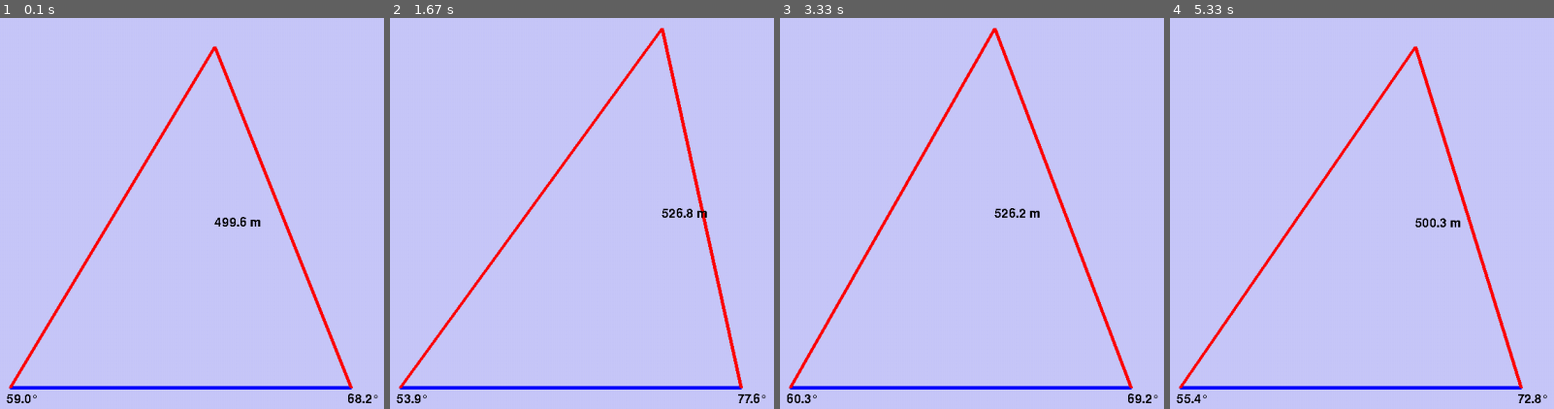
Above: before the commit, frames 1-4 (left to right).
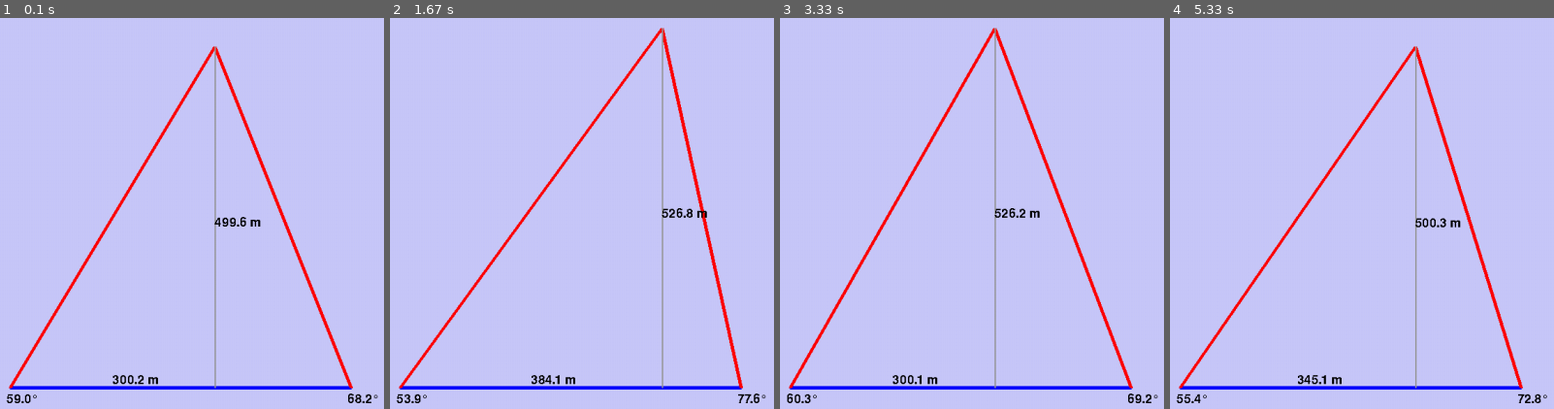
Above: after the commit, the same moments.

Repository: FilipHojgaard/Small_Projects
Game: pygame game, started from Triangulate/triangulate.py
Same seed, same stepped clock (60 frames per second), same inputs: the game is played once before the commit and once after it.
Inputs:
- Up to frame 1 (0.1 s): no input
- Up to frame 2 (1.67 s): hold Right 0.33-0.8 s; hold Up 0.83-1.13 s; hold Right 1.17-1.63 s
- Up to frame 3 (3.33 s): hold Left 1.67-2.2 s; hold Down 2.23-2.53 s; hold Left 2.57-2.97 s; hold Up from 3 s (still down)
- Up to frame 4 (5.33 s): release Up at 3.37 s; hold Right 3.4-4.03 s; hold Down 4.07-4.43 s; hold Left 4.47-4.93 s; hold Right from 4.97 s (still down)

The runs differ from the first frame. In frame 1, 0.6% of the frame differs, in the area x 29-57%, y 7-95%; in frame 2, 0.6%, in the area x 36-72%, y 2-95%; in frame 3, 0.6%; in frame 4, 0.6%.

Commit message:
all numbers calculated now. Added extra lines for visualisation. Need visualisaton stuff now, but almost functionality is implemented.

Diff:
--- a/Triangulate/triangulate.py
+++ b/Triangulate/triangulate.py
@@ -30,15 +30,15 @@
     angle = degrees(angle)
     return round(angle, 1)
 
-def drawLine(point_a, point_b, COLOR):
-    pygame.draw.line(windowsSurfaceObj, COLOR, point_a, point_b, 5)
+def drawLine(point_a, point_b, COLOR, thickness):
+    pygame.draw.line(windowsSurfaceObj, COLOR, point_a, point_b, thickness)
 
 
 while(True):
     windowsSurfaceObj.fill(bg_color)
-    drawLine(left_point, right_point, (0, 0, 255))  # Left point to right point
-    drawLine(left_point, boat_coords, (255, 0, 0))  # Left point to boat
-    drawLine(right_point, boat_coords, (255, 0, 0)) # Right point to boat
+    drawLine(left_point, right_point, (0, 0, 255), 5)  # Left point to right point
+    drawLine(left_point, boat_coords, (255, 0, 0), 5)  # Left point to boat
+    drawLine(right_point, boat_coords, (255, 0, 0), 5) # Right point to boat
     left_angle = findAngle(boat_coords[0], boat_coords[1],
     right_point[0], right_point[1], left_point[0], left_point[1])
     right_angle = findAngle(boat_coords[0], boat_coords[1],
@@ -55,9 +55,17 @@
     length_to_boat = round(length_to_boat, 1)
     length_to_boat_text = myfont.render(str(length_to_boat)+ " m", False, (0,0,0))
 
+    tangent = math.tan(math.radians(left_angle))
+    adjecent = round((length_to_boat / tangent), 1)
+    adjecent_text = myfont.render(str(adjecent)+" m", False, (0,0,0))
+
+    drawLine(boat_coords, [left_point[0]+adjecent, left_point[1]], (150,150,150), 2)
+
     windowsSurfaceObj.blit(left_angle_text,(left_point[0]-5,left_point[1]+8))
     windowsSurfaceObj.blit(right_angle_text,(right_point[0]-5,right_point[1]+8))
     windowsSurfaceObj.blit(length_to_boat_text,(boat_coords[0],(boat_coords[1]+(length_to_boat/2))))
+    windowsSurfaceObj.blit(adjecent_text,(left_point[0]+(adjecent/2), left_point[1]-20))
+
 
     keystate = pygame.key.get_pressed()
     if keystate[K_LEFT]:
